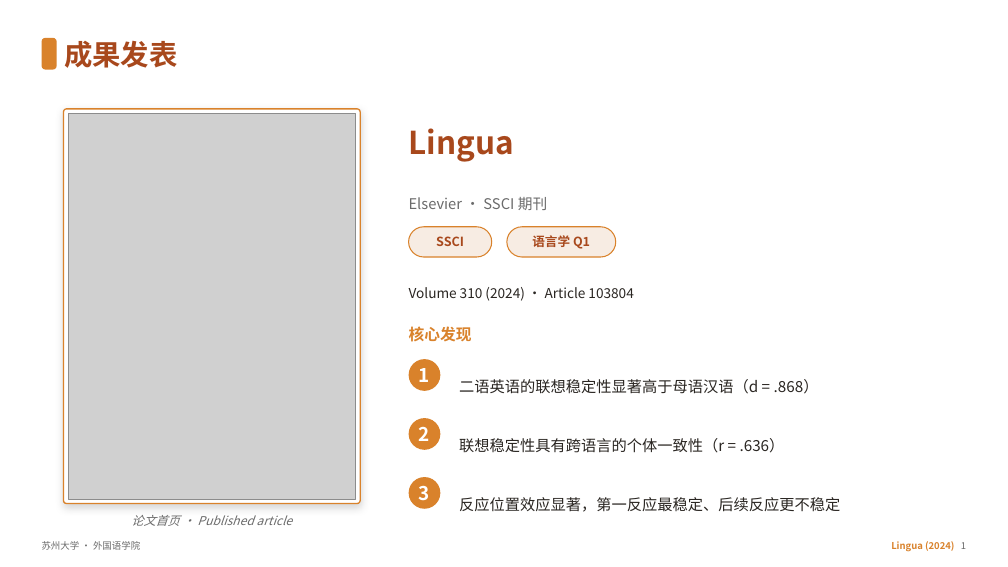
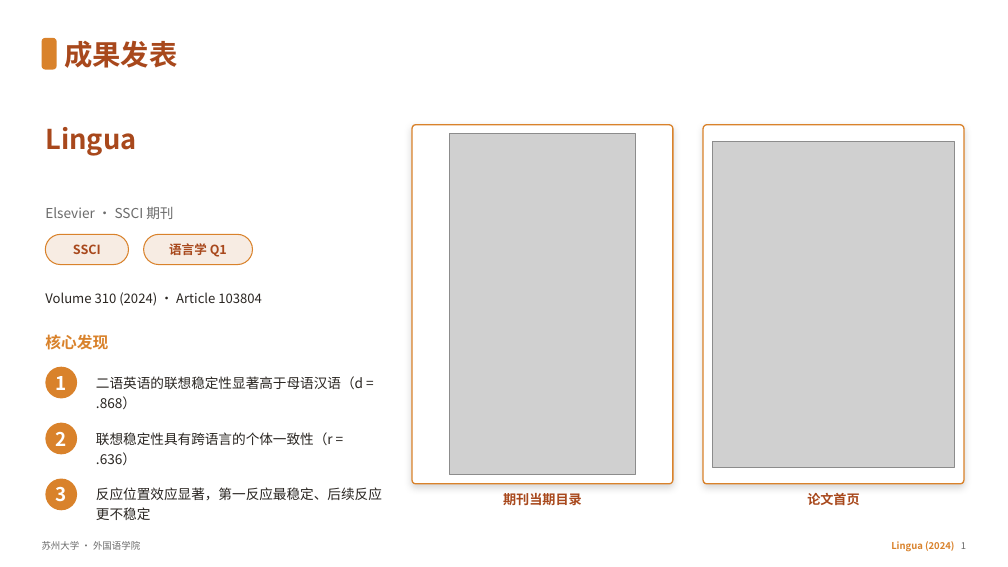
Before and after one commit to wxdanodano1997-creator/NATIONAL-SS-Funding, a slide deck: slide 2 of 汇报PPT/1022-LING_revised_v4.pptx. Drawn at 1008x567 pixels with LibreOffice and Linux fonts; fonts in the diff are those of the drawing; grey boxes stand for pictures. Boxes give left, top, right and bottom in pixels: in the first picture for what was removed or moved away, otherwise in the second. Text is boxed around its words. In the diff, an @@ line names an element or a change of style, - is before the commit and + after.

```diff
--- a/汇报PPT/1022-LING_revised_v4.pptx
+++ b/汇报PPT/1022-LING_revised_v4.pptx
@@ text "Lingua": place and size @@
-text "Lingua" at (409, 128, 514, 162)
+text "Lingua" at (45, 127, 136, 156)
@@ text "Lingua" at (45, 127, 136, 156): size 30 to 26 pt @@
@@ rounded rectangle: place and size @@
-rounded rectangle at (64, 109, 360, 504)
+rounded rectangle at (412, 125, 673, 484)
@@ rounded rectangle at (412, 125, 673, 484): shadow changed; proportions changed @@
@@ picture added at (449, 134, 636, 475) @@
@@ rounded rectangle added at (703, 125, 964, 484), fill #FFFFFF, outline #D9822B 1.25 pt @@
@@ picture: place and size @@
-picture at (68, 113, 355, 499)
+picture at (712, 141, 955, 467)
@@ text "Elsevier · SSCI 期刊": place and size @@
-text "Elsevier · SSCI 期刊" at (409, 197, 547, 210)
+text "Elsevier · SSCI 期刊" at (45, 206, 173, 219)
@@ text "Elsevier · SSCI 期刊" at (45, 206, 173, 219): size 14 to 13 pt @@
@@ 3 texts, 2 rounded rectangles: place and size @@
-3 texts, 2 rounded rectangles at (408, 227, 616, 441)
+3 texts, 2 rounded rectangles at (45, 234, 253, 446)
@@ text "Volume 310 (2024) · Article ...": place and size @@
-text "Volume 310 (2024) · Article ..." at (409, 287, 633, 301)
+text "Volume 310 (2024) · Article ..." at (45, 292, 262, 306)
@@ text "Volume 310 (2024) · Article ..." at (45, 292, 262, 306): size 13 to 12.5 pt @@
@@ text "核心发现": place and size @@
-text "核心发现" at (409, 326, 472, 342)
+text "核心发现" at (45, 334, 108, 350)
@@ text "1": place and size @@
-text "1" at (419, 368, 430, 382)
+text "1" at (56, 376, 67, 390)
@@ ellipse: place and size @@
-ellipse at (408, 477, 440, 509)
+ellipse at (45, 367, 77, 399)
@@ text "二语英语的联想稳定性显著高于母语汉语（d = .868）": place and size @@
-text "二语英语的联想稳定性显著高于母语汉语（d = .868）" at (459, 379, 819, 394)
+text "二语英语的联想稳定性显著高于母语汉语（d = .868）" at (96, 376, 363, 409)
@@ text "联想稳定性具有跨语言的个体一致性（r = .636）": place and size @@
-text "联想稳定性具有跨语言的个体一致性（r = .636）" at (459, 438, 785, 453)
+text "联想稳定性具有跨语言的个体一致性（r = .636）" at (96, 432, 333, 465)
@@ ellipse: place and size @@
-ellipse at (408, 359, 440, 391)
+ellipse at (45, 423, 77, 454)
@@ ellipse: place and size @@
-ellipse at (408, 418, 440, 450)
+ellipse at (45, 479, 77, 510)
@@ text "3": place and size @@
-text "3" at (419, 486, 430, 501)
+text "3" at (56, 487, 67, 502)
@@ size 14.5 to 13 pt in 3 elements at (96, 376, 363, 409), (96, 432, 333, 465), (96, 487, 382, 520) @@
@@ text "反应位置效应显著，第一反应最稳定、后续反应更不稳定": place and size @@
-text "反应位置效应显著，第一反应最稳定、后续反应更不稳定" at (459, 497, 840, 512)
+text "反应位置效应显著，第一反应最稳定、后续反应更不稳定" at (96, 487, 382, 520)
@@ text added at (503, 493, 582, 505), 12.5 pt, text #A8481C, bold @@
+期刊当期目录
@@ text at (807, 493, 859, 505): text changed; size 11.5 to 12.5 pt; text colour #6B6B6B to #A8481C; bold on; italic off @@
-论文首页 · Published article
+论文首页
```
Also in this commit, not shown: 2 other files.
